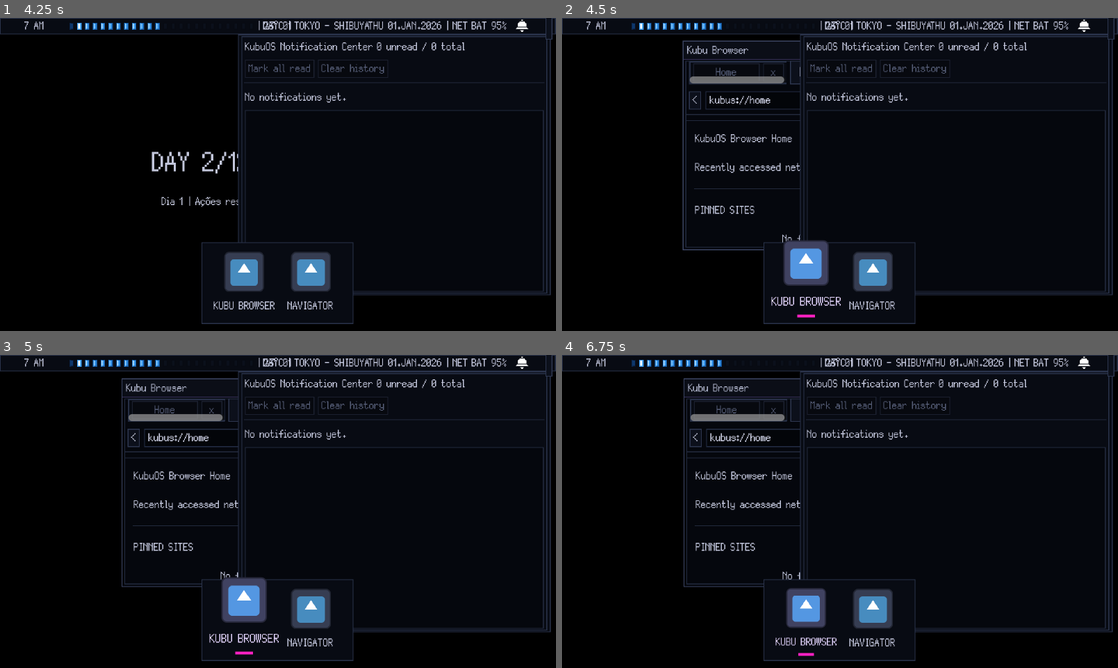
Above: before the commit, frames 1-4 (two rows, left to right).
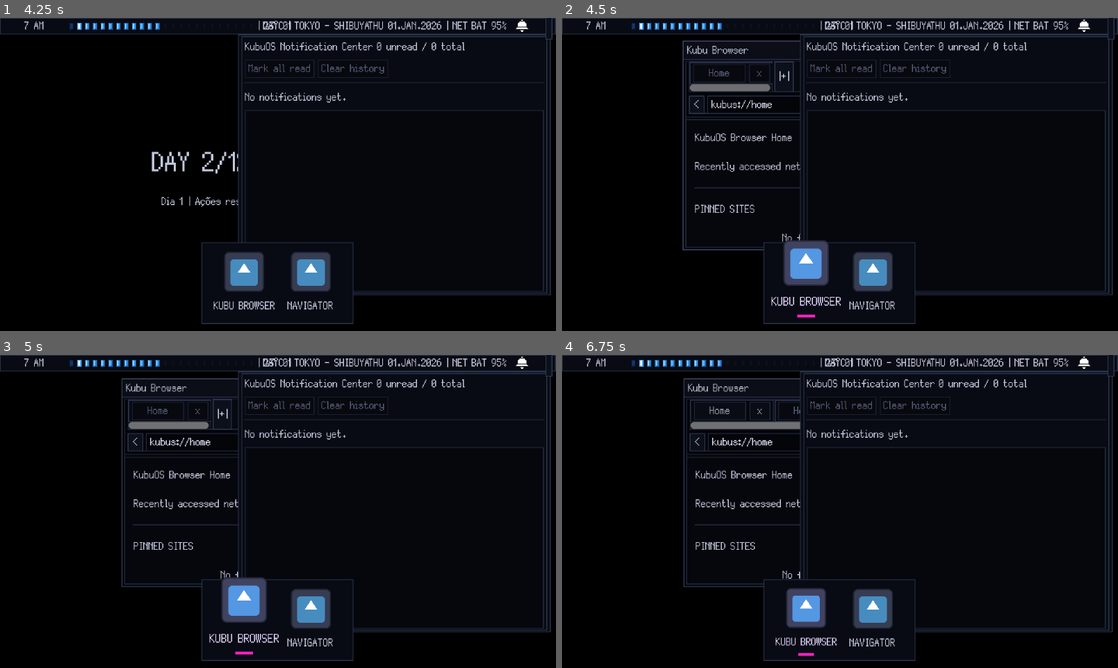
Above: after the commit, the same moments.

Repository: GYU-GAZE/NULL-NETWORK
Game: Godot game, scene res://core/main.tscn
Two runs of this game, one before a commit and one after it. Both use one fixed random seed, a clock stepped at 60 frames per second and the inputs below. The engine's default icon, where the game draws it, is replaced by a stand-in: a white triangle on a blue panel in a dark square.
Inputs (mouse positions are in pixels of both pictures, inside the frame that each line leads up to):
- Up to frame 1 (4.25 s): click "Debug: Passar tempo" at 0.5 s; click "1x" at 1.25 s; click "2x" at 2 s; click "AUTO" at 2.75 s; click (522, 24) at 3.5 s
- Up to frame 2 (4.5 s): click (806, 271) at 4.27 s
- Up to frame 3 (5 s): no input
- Up to frame 4 (6.75 s): click "P" at 5 s; click "M" at 5.75 s; click "|+|" at 6.5 s

Frame 1 is identical in both runs. In frame 2, 2.2% of the frame differs, in the area x 22-43%, y 13-72%; in frame 3, 2.0%; in frame 4, 2.2%.

Commit message:
style: rebuild browser chrome as slim cyber-pixel shell

Diff:
--- a/apps/browser/app_browser.tscn
+++ b/apps/browser/app_browser.tscn
@@ -7,16 +7,45 @@
 [ext_resource type="Script" uid="uid://bre1yc202tlqa" path="res://systems/ui/alert_layer.gd" id="4_rgo1m"]
 [ext_resource type="PackedScene" uid="uid://dlkm01xdtlvo2" path="res://systems/ui/alert_box.tscn" id="5_l1ivm"]
 [ext_resource type="PackedScene" path="res://apps/browser/browser_error_page.tscn" id="6_error"]
+[ext_resource type="Script" path="res://apps/browser/browser_chrome_skin.gd" id="7_chrome"]
+
+[sub_resource type="StyleBoxFlat" id="StyleBox_browser_root"]
+bg_color = Color(0.0117647, 0.0196078, 0.0352941, 1)
+border_width_left = 1
+border_width_top = 1
+border_width_right = 1
+border_width_bottom = 1
+border_color = Color(0.117647, 0.145098, 0.223529, 1)
+
+[sub_resource type="StyleBoxFlat" id="StyleBox_tab_bar"]
+bg_color = Color(0.027451, 0.0352941, 0.0627451, 1)
+border_width_bottom = 1
+border_color = Color(0.14902, 0.180392, 0.266667, 1)
+
+[sub_resource type="StyleBoxFlat" id="StyleBox_address_bar"]
+bg_color = Color(0.0156863, 0.0235294, 0.0431373, 1)
+border_width_bottom = 1
+border_color = Color(0.176471, 0.207843, 0.301961, 1)
 
 [node name="BrowserApp" type="Panel" unique_id=1373929234]
 clip_contents = true
 size_flags_horizontal = 3
 size_flags_vertical = 3
+theme_override_styles/panel = SubResource("StyleBox_browser_root")
 script = ExtResource("1_mufrk")
 tab_button_scene = ExtResource("2_4noms")
 new_tab_button_scene = ExtResource("3_fx11j")
 error_page_scene = ExtResource("6_error")
 home_url = "kubus://home"
+tab_width = 128.0
+standard_tab_width = 116.0
+compact_tab_width = 96.0
+new_tab_button_width = 22.0
+compact_new_tab_button_width = 20.0
+tab_bar_reserved_margin = 10.0
+minimum_tab_scroll_width = 140.0
+standard_minimum_tab_scroll_width = 110.0
+compact_minimum_tab_scroll_width = 72.0
 
 [node name="MainVBox" type="VBoxContainer" parent="." unique_id=1051088920]
 clip_contents = true
@@ -26,20 +55,33 @@
 anchor_bottom = 1.0
 grow_horizontal = 2
 grow_vertical = 2
+theme_override_constants/separation = 0
 
 [node name="TabBarMargin" type="MarginContainer" parent="MainVBox" unique_id=1396745387]
-layout_mode = 2
-size_flags_vertical = 0
+custom_minimum_size = Vector2(0, 20)
+layout_mode = 2
+size_flags_vertical = 0
+theme_override_constants/margin_left = 4
+theme_override_constants/margin_top = 1
+theme_override_constants/margin_right = 4
+
+[node name="TabBarBackground" type="Panel" parent="MainVBox/TabBarMargin"]
+layout_mode = 2
+mouse_filter = 2
+theme_override_styles/panel = SubResource("StyleBox_tab_bar")
 
 [node name="TabBarHBox" type="HBoxContainer" parent="MainVBox/TabBarMargin" unique_id=464703524]
 layout_mode = 2
 size_flags_vertical = 0
+theme_override_constants/separation = 2
 
 [node name="TabScroll" type="ScrollContainer" parent="MainVBox/TabBarMargin/TabBarHBox" unique_id=1726268003]
 unique_name_in_owner = true
+custom_minimum_size = Vector2(0, 18)
 layout_mode = 2
 size_flags_horizontal = 0
 size_flags_vertical = 0
+horizontal_scroll_mode = 2
 vertical_scroll_mode = 0
 
 [node name="TabButtonContainer" type="HBoxContainer" parent="MainVBox/TabBarMargin/TabBarHBox/TabScroll" unique_id=754968146]
@@ -47,53 +89,75 @@
 layout_mode = 2
 size_flags_horizontal = 0
 size_flags_vertical = 0
+theme_override_constants/separation = 1
 
 [node name="NewTabButtonHolder" type="MarginContainer" parent="MainVBox/TabBarMargin/TabBarHBox" unique_id=2050815140]
 unique_name_in_owner = true
-custom_minimum_size = Vector2(42, 0)
+custom_minimum_size = Vector2(20, 18)
 layout_mode = 2
 size_flags_horizontal = 0
 
 [node name="AddressBarMargin" type="MarginContainer" parent="MainVBox" unique_id=237390264]
-layout_mode = 2
-size_flags_vertical = 0
-theme_override_constants/margin_left = 10
-theme_override_constants/margin_top = 5
-theme_override_constants/margin_right = 10
-theme_override_constants/margin_bottom = 0
+custom_minimum_size = Vector2(0, 22)
+layout_mode = 2
+size_flags_vertical = 0
+theme_override_constants/margin_left = 4
+theme_override_constants/margin_top = 1
+theme_override_constants/margin_right = 4
+theme_override_constants/margin_bottom = 2
+
+[node name="AddressBarBackground" type="Panel" parent="MainVBox/AddressBarMargin"]
+layout_mode = 2
+mouse_filter = 2
+theme_override_styles/panel = SubResource("StyleBox_address_bar")
 
 [node name="AddressBarHBox" type="HBoxContainer" parent="MainVBox/AddressBarMargin" unique_id=1593441352]
 layout_mode = 2
-theme_override_constants/separation = 5
+theme_override_constants/separation = 3
 
 [node name="BrowserBackBtn" type="Button" parent="MainVBox/AddressBarMargin/AddressBarHBox" unique_id=2070172410]
 unique_name_in_owner = true
-layout_mode = 2
+custom_minimum_size = Vector2(18, 18)
+layout_mode = 2
+focus_mode = 0
+tooltip_text = "Back"
 text = "<"
 
 [node name="HomeBtn" type="Button" parent="MainVBox/AddressBarMargin/AddressBarHBox" unique_id=1371956060]
-layout_mode = 2
+custom_minimum_size = Vector2(18, 18)
+layout_mode = 2
+focus_mode = 0
+tooltip_text = "Home"
 text = "H"
 script = ExtResource("4_kj561")
 target_url = "kubus://home"
 
 [node name="UrlLineEdit" type="LineEdit" parent="MainVBox/AddressBarMargin/AddressBarHBox" unique_id=93702499]
 unique_name_in_owner = true
-layout_mode = 2
-size_flags_horizontal = 3
+custom_minimum_size = Vector2(0, 18)
+layout_mode = 2
+size_flags_horizontal = 3
+placeholder_text = "ENTER ADDRESS"
+caret_blink = true
 
 [node name="GoButton" type="Button" parent="MainVBox/AddressBarMargin/AddressBarHBox" unique_id=645379301]
 unique_name_in_owner = true
-layout_mode = 2
-text = "Ir"
+custom_minimum_size = Vector2(18, 18)
+layout_mode = 2
+focus_mode = 0
+tooltip_text = "Go"
+text = ">"
 
 [node name="FavoriteButton" type="Button" parent="MainVBox/AddressBarMargin/AddressBarHBox" unique_id=251522193]
 unique_name_in_owner = true
-layout_mode = 2
-tooltip_text = "Add Favorite"
+custom_minimum_size = Vector2(18, 18)
+layout_mode = 2
+focus_mode = 0
+tooltip_text = "Favorite"
 text = "☆"
 
 [node name="Divider" type="HSeparator" parent="MainVBox" unique_id=831126565]
+custom_minimum_size = Vector2(0, 1)
 layout_mode = 2
 
 [node name="ContentArea" type="Control" parent="MainVBox" unique_id=1133759272]
@@ -114,6 +178,9 @@
 grow_vertical = 2
 size_flags_horizontal = 3
 size_flags_vertical = 3
+
+[node name="ChromeSkin" type="Node" parent="."]
+script = ExtResource("7_chrome")
 
 [node name="AlertLayer" type="Control" parent="." unique_id=1159255861]
 layout_mode = 1
@@ -134,7 +201,7 @@
 anchor_bottom = 1.0
 grow_horizontal = 2
 grow_vertical = 2
-color = Color(0, 0, 0, 0.39215687)
+color = Color(0, 0, 0, 0.647059)
 
 [node name="CenterContainer" type="CenterContainer" parent="AlertLayer" unique_id=1496226357]
 unique_name_in_owner = true
Not shown: 1 places in apps/browser/app_browser.tscn that only renumber resources
